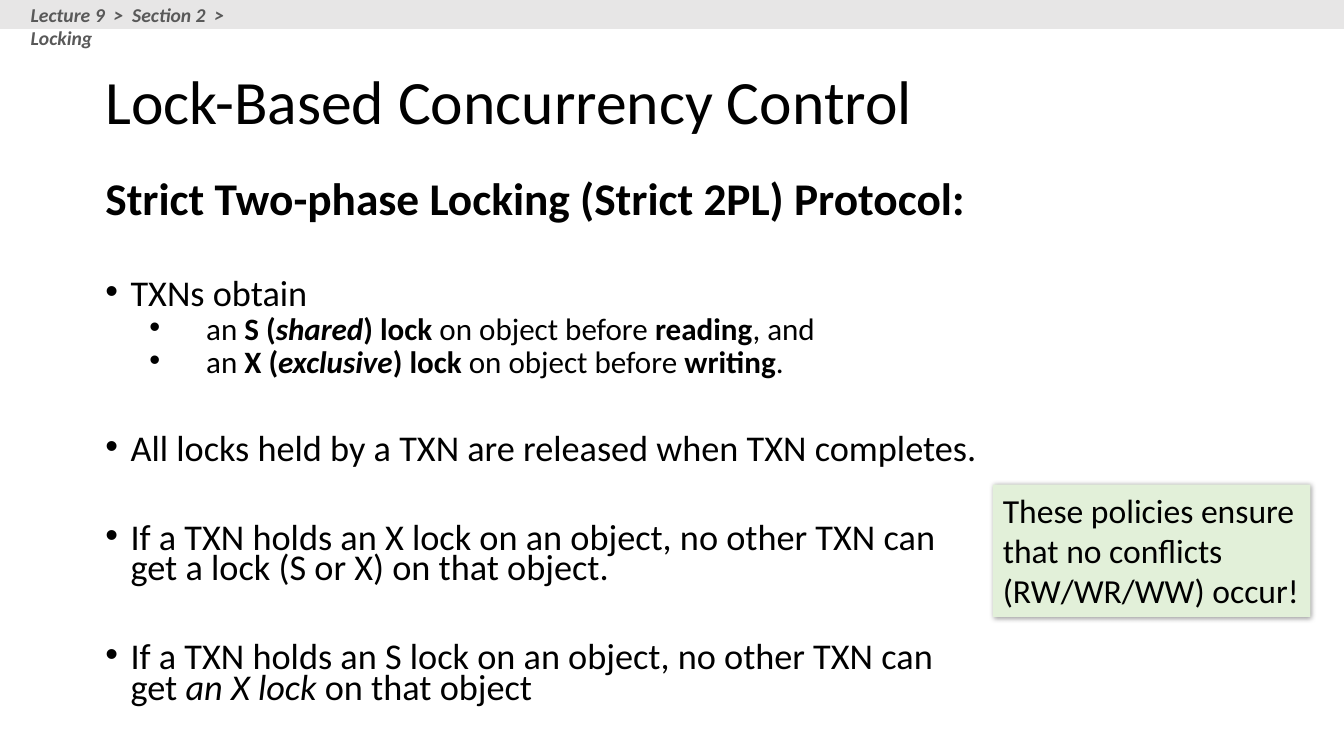
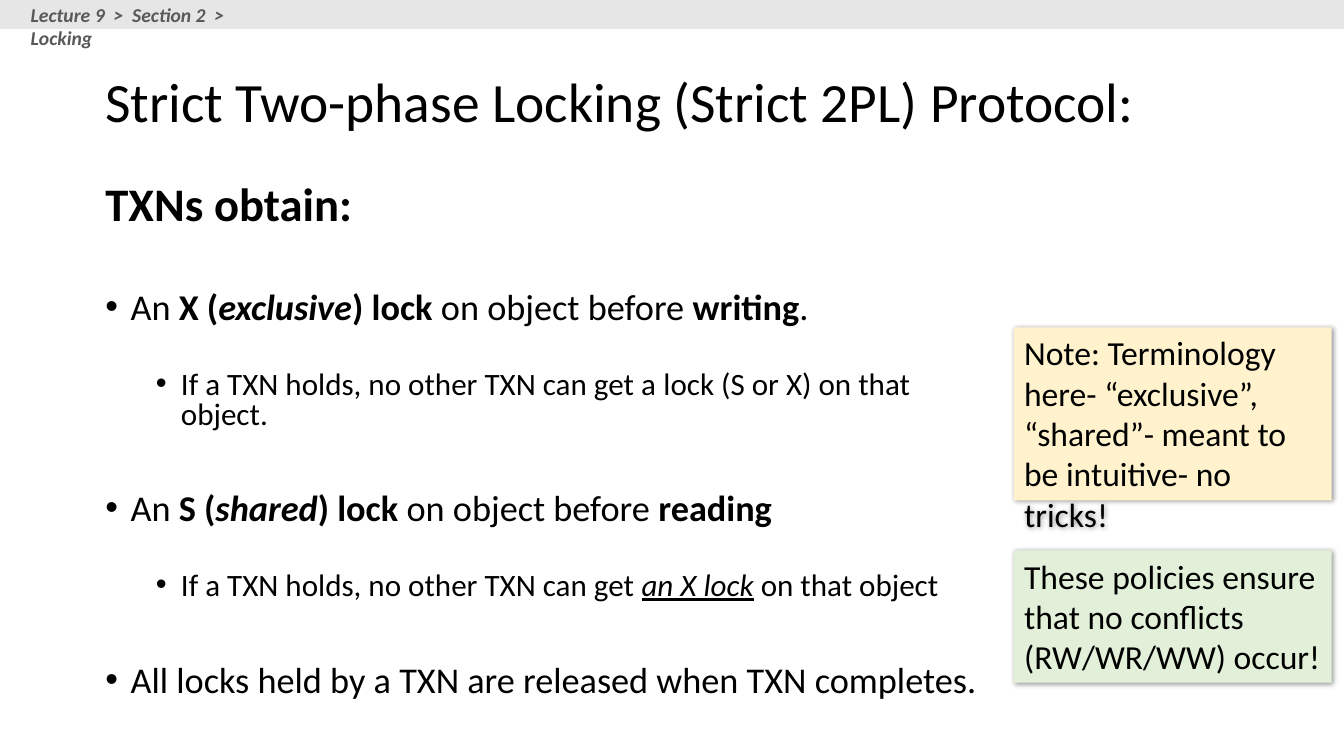
Before and after one commit to XIEQ/cs145-notebooks, a slide deck: slide 89 of lecture-8-9/Lectures_8_9_TXNs.pptx (slide 90 before the commit). Drawn at 1344x756 pixels with LibreOffice and Linux fonts; fonts in the diff are those of the drawing. Boxes give left, top, right and bottom in pixels: in the first picture for what was removed or moved away, otherwise in the second. Text is boxed around its words. In the diff, an @@ line names an element or a change of style, - is before the commit and + after.

Commit message:
Edits to lecture 8

```diff
--- a/lecture-8-9/Lectures_8_9_TXNs.pptx
+++ b/lecture-8-9/Lectures_8_9_TXNs.pptx
@@ title at bbox=[105, 81, 1133, 132]: text changed; size 44 to 39.6 pt @@
-Lock-Based Concurrency Control
+Strict Two-phase Locking (Strict 2PL) Protocol:
@@ text at bbox=[105, 188, 938, 602]: text changed; bold off @@
-Strict Two-phase Locking (Strict 2PL) Protocol:
-• TXNs obtain
-  • an S (shared) lock on object before reading, and
-  • an X (exclusive) lock on object before writing.
+TXNs obtain:
+• An X (exclusive) lock on object before writing.
+  • If a TXN holds, no other TXN can get a lock (S or X) on that object.
+• An S (shared) lock on object before reading
+  • If a TXN holds, no other TXN can get an X lock on that object
@@ rectangle added at bbox=[1014, 328, 1332, 501], fill #FFF2CC, 24 pt, text #000000 @@
+Note: Terminology here- “exclusive”, “shared”- meant to be intuitive- no tricks!
@@ text at bbox=[131, 524, 935, 707]: paragraphs removed @@
-• If a TXN holds an X lock on an object, no other TXN can get a lock (S or X) on that object.
-• If a TXN holds an S lock on an object, no other TXN can get an X lock on that object
@@ rectangle "These policies ensure that no ...": place and size @@
-rectangle "These policies ensure that no ..." at bbox=[993, 485, 1311, 617]
+rectangle "These policies ensure that no ..." at bbox=[1014, 551, 1332, 683]
@@ text at bbox=[131, 667, 977, 699]: line spacing 0.7 to 0.8 @@
```
Also in this commit, not shown: 25 other slides changed, 1 slide added, 2 slides removed, 1 other file.
